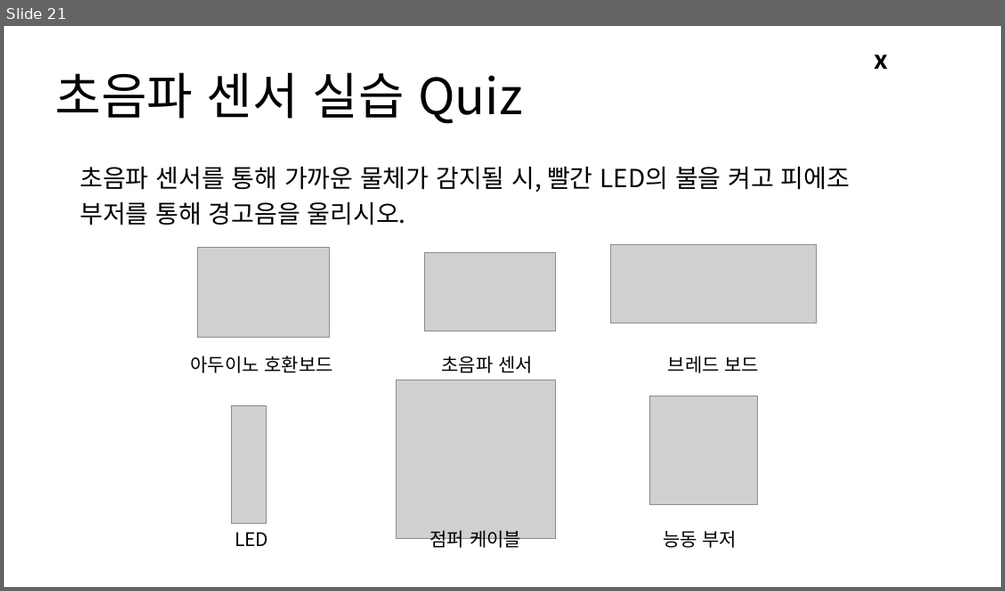
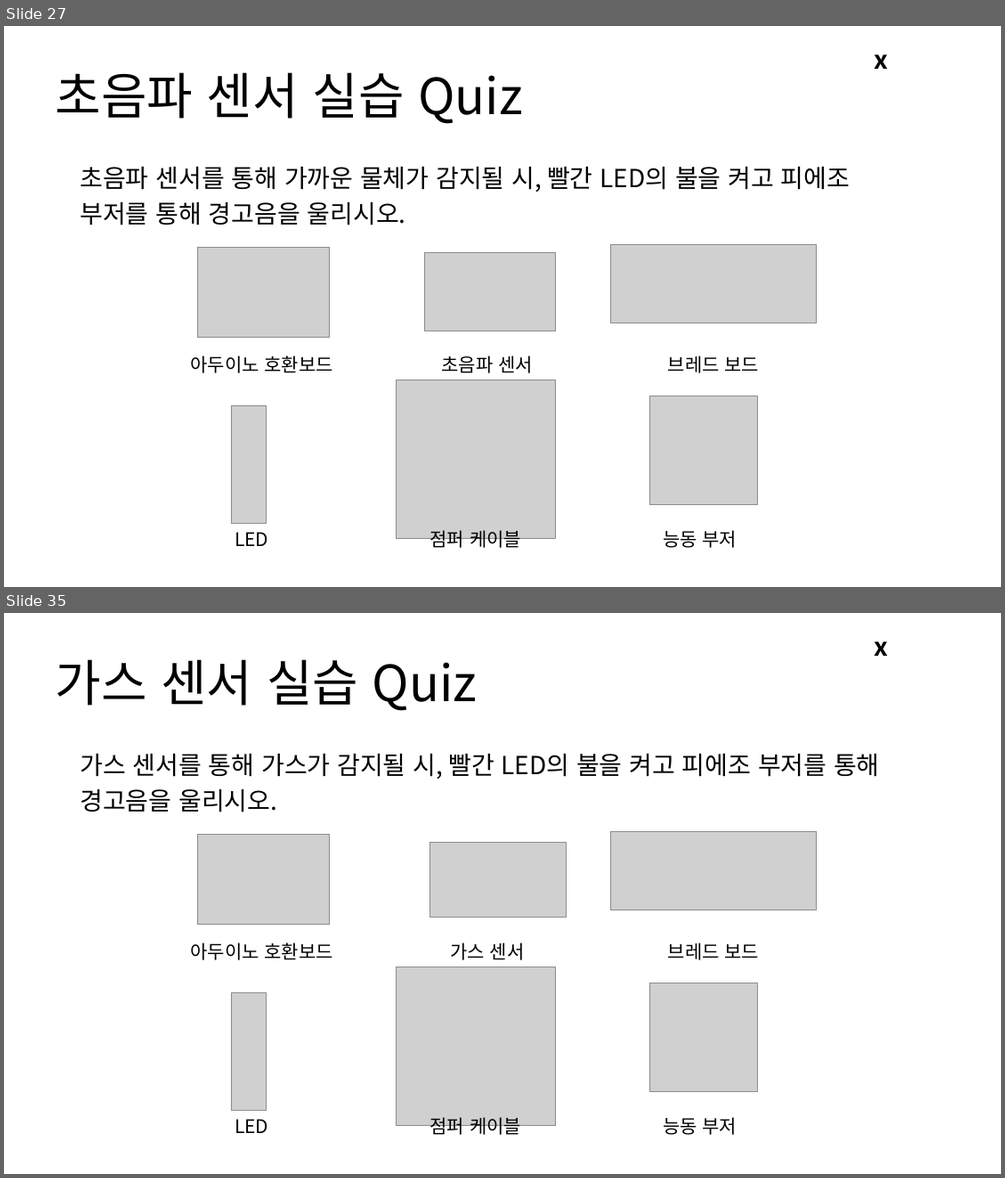
Before and after one commit to Leader-Lesson/KDT_RE_3rd, a slide deck: material/Arduino/03_아두이노 활용하기 2.pptx. Shown one above the other, each under a label of ours: slide 21 before the commit, slides 27 and 35 after it; the slides between them are not shown. The pictures are 1005x591 and 1005x1178 pixels, drawn with LibreOffice and Linux fonts; fonts in the diff are those of the drawing; grey boxes stand for pictures; background and template pictures are left out. Boxes give left, top, right and bottom in pixels: in the first picture for what was removed or moved away, otherwise in the second. Text is boxed around its words. In the diff, an @@ line names an element or a change of style, - is before the commit and + after.

```diff
--- a/material/Arduino/03_아두이노 활용하기 2.pptx
+++ b/material/Arduino/03_아두이노 활용하기 2.pptx
@@ slide 35 added at (4,613,1001,1174), background #FFFFFF; not listed: 1 template element that a slide beside it also shows @@
@@ title added at (56,659,477,711), 48 pt, text #000000 @@
+가스 센서 실습 Quiz
@@ text added at (80,753,880,812), 24 pt, text #000000 @@
+가스 센서를 통해 가스가 감지될 시, 빨간 LED의 불을 켜고 피에조 부저를 통해 경고음을 울리시오.
@@ picture added at (197,835,329,925) @@
@@ picture added at (430,843,566,917) @@
@@ picture added at (610,831,817,910) @@
@@ text added at (190,942,333,960), 18 pt, text #000000 @@
+아두이노 호환보드
@@ text added at (450,942,525,960), 18 pt, text #000000 @@
+가스 센서
@@ text added at (668,942,760,960), 18 pt, text #000000 @@
+브레드 보드
@@ picture added at (396,966,555,1126) @@
@@ picture added at (649,982,757,1091) @@
@@ picture added at (231,993,267,1111) @@
@@ text added at (235,1119,268,1133), 18 pt, text #000000 @@
+LED
@@ text added at (430,1117,521,1137), 18 pt, text #000000 @@
+점퍼 케이블
@@ text added at (663,1117,737,1135), 18 pt, text #000000 @@
+능동 부저
@@ what was slide 21 is now slide 27 @@
```
Also in this commit, not shown: 3 slides changed, 25 other slides added, 8 other files.
